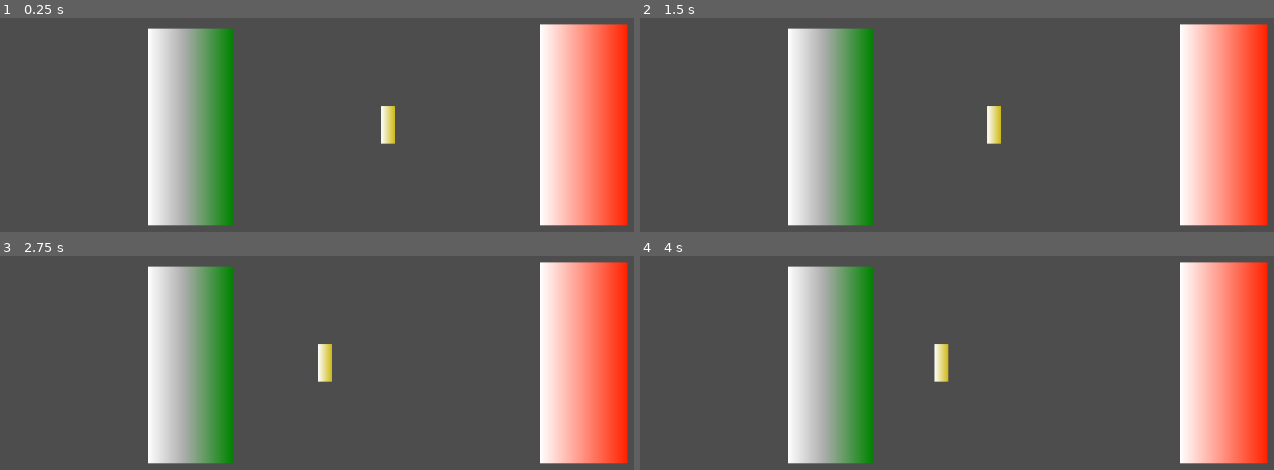
Above: before the commit, frames 1-4 (two rows, left to right).
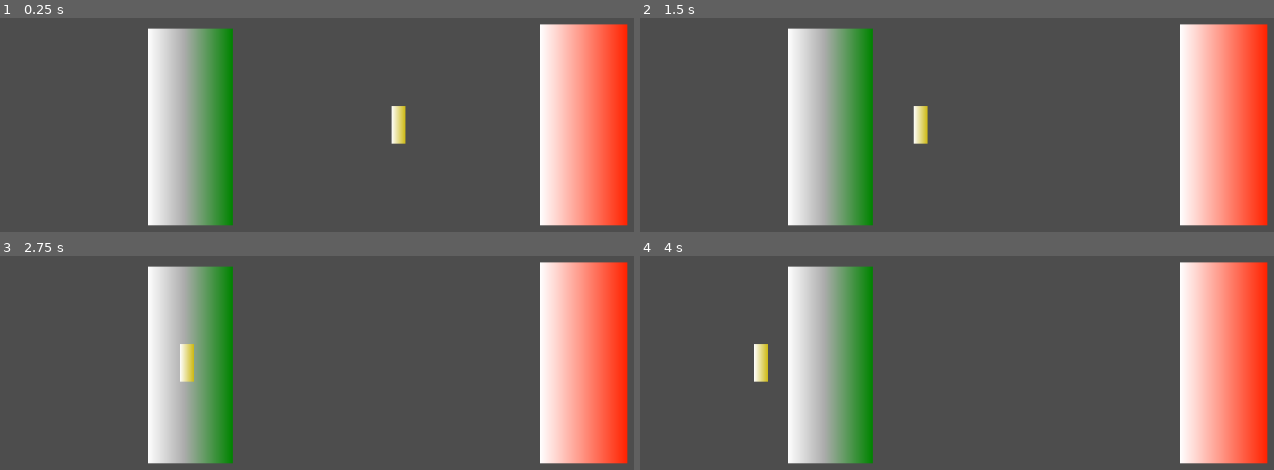
Above: after the commit, the same moments.

Repository: Xiphereal/CivisJam
Game: Godot game, scene res://scenes/main.tscn
The game is run twice, just before and just after one commit, with the same random seed, the same clock (stepped at 60 frames per second) and the same inputs.
Inputs (mouse positions are in pixels of both pictures, inside the frame that each line leads up to):
- Up to frame 1 (0.25 s): no input
- Up to frame 2 (1.5 s): move the mouse to (1204, 82) at 0.52 s; press the mouse at (1204, 82) at 0.53 s; move the mouse to (868, 127) at 1.27 s; release the mouse at (868, 127) at 1.28 s; click (868, 127) at 1.35 s
- Up to frame 3 (2.75 s): move the mouse to (outside the picture) at 2.02 s; press the mouse at (outside the picture) at 2.03 s
- Up to frame 4 (4 s): move the mouse to (988, 433) at 2.77 s; release the mouse at (988, 433) at 2.78 s; click (988, 433) at 2.85 s; move the mouse to (1267, 410) at 3.52 s; press the mouse at (1267, 410) at 3.53 s

The runs differ from the first frame. In frame 1, 0.7% of the frame differs, in the area x 60-65%, y 41-59%; in frame 2, 0.8%, in the area x 43-57%, y 41-59%; in frame 3, 0.8%; in frame 4, 0.8%.

Commit message:
Boss also pulls the key

Diff:
--- a/scenes/key.gd
+++ b/scenes/key.gd
@@ -1,5 +1,10 @@
 extends Node2D
+
+@export var player_pull_force = 5
+@export var boss_pull_force = 1
 
 func _process(delta):
 	if Input.is_action_pressed("pull"):
-		position.x -= 1
+		position.x -= player_pull_force
+
+	position.x += boss_pull_force
